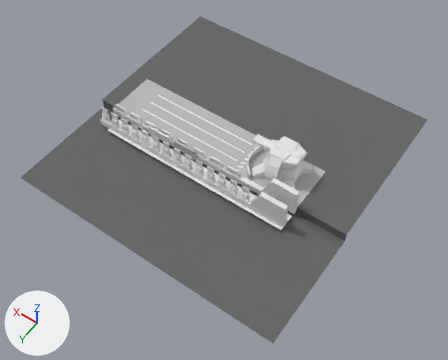
The FBX model Assets/Resources/Fields/Dummy_Field (4).fbx: old version first, new version second.
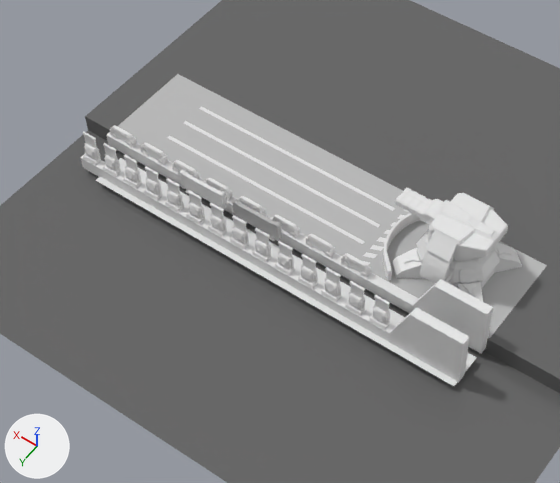
Each version appears first whole from a 50 mm camera at (-31.9, 46.0, 63.7) aimed at (-2.1, 4.2, -1.9), and next in a close-up on the part from 14% to 74% of the width and 12% to 77% of the height. The lights are fixed; the arrows at lower left show +X, +Y and +Z. Where no turn or scale is listed for an object, it has been applied to the vertices. Vertices at the same position are counted once.
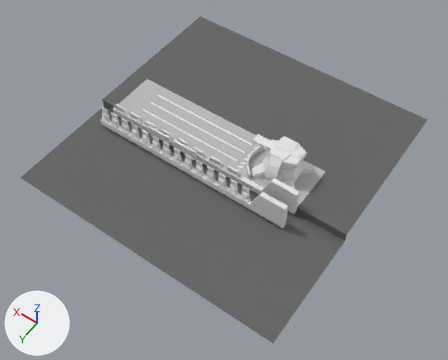
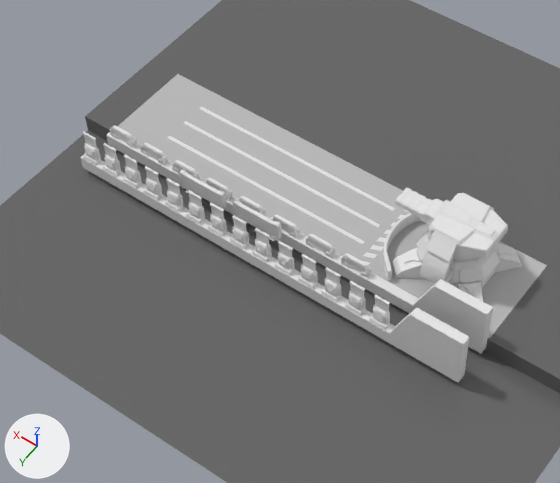
Where the newer file only moved an object's origin or applied its transform, the numbers keep the older frame.

Edits to the bpy script that builds the scene:
```text
Change me_mesh_019:
    where me_mesh_019.from_pydata(...)  # 780 vertices, 728 faces; spans x -1.84..1.84, y -0.18..0.18, z -1.02..0.75
    used by ob_object004; location = (8.44, 4.69, 0.77)
    verts and faces of me_mesh_019; kept vertices keep their numbers, new ones are numbered from 780
    before: 354 (-1.65, -0.14, -0.59), 355 (-1.65, -0.14, 0.59), 356 (-1.65, 0.14, 0.59) at pixel (220, 195), 357 (-1.65, 0.14, -0.59) at pixel (221, 207), 724 (1.65, -0.14, 0.59)
    before: 725 (1.65, -0.14, -0.59), 736 (1.65, 0.14, -0.59) at pixel (182, 185), 737 (1.65, 0.14, 0.59) at pixel (181, 173)
    me_mesh_019 part 3
    add delete_faces([(356, 737, 736, 357), (354, 725, 724, 355)])
    add verts[780] = (-1.65, -0.14, -0.59)
    add verts[781] = (-1.65, -0.14, 0.59)
    add verts[782] = (-1.65, 0.14, 0.59)  # pixel (220, 195)
    add verts[783] = (-1.65, 0.14, -0.59)  # pixel (221, 207)
    add for new, old in zip([*range(784, 788)], [*range(780, 784)]): verts[new] = verts[old] + (3.3, 0.0, 0.0)
    add faces += [(782, 786, 787, 783), (780, 784, 785, 781)]
Change me_mesh_018:
    used by ob_object003; location = (3.9, 4.69, 0.77)
    verts and faces of me_mesh_018; kept vertices keep their numbers, new ones are numbered from 780
    before: 354 (-1.65, -0.14, -0.59), 355 (-1.65, -0.14, 0.59), 356 (-1.65, 0.14, 0.59) at pixel (275, 226), 357 (-1.65, 0.14, -0.59) at pixel (276, 238), 724 (1.65, -0.14, 0.59)
    before: 725 (1.65, -0.14, -0.59), 736 (1.65, 0.14, -0.59) at pixel (236, 215), 737 (1.65, 0.14, 0.59) at pixel (235, 203)
    remove me_mesh_018.from_pydata(...)  # 780 vertices, 728 faces; spans x -1.84..1.84, y -0.18..0.18, z -1.02..0.75
    add me_mesh_018.from_pydata(...)  # 788 vertices, 728 faces; spans x -1.84..1.84, y -0.18..0.18, z -1.02..0.75
    me_mesh_018 part 1
    add delete_faces([(356, 737, 736, 357), (354, 725, 724, 355)])
    add verts[780] = (-1.65, -0.14, -0.59)
    add verts[781] = (-1.65, -0.14, 0.59)
    add verts[782] = (-1.65, 0.14, 0.59)  # pixel (275, 226)
    add verts[783] = (-1.65, 0.14, -0.59)  # pixel (276, 238)
    add for new, old in zip([*range(784, 788)], [*range(780, 784)]): verts[new] = verts[old] + (3.3, 0.0, 0.0)
    add faces += [(782, 786, 787, 783), (780, 784, 785, 781)]
    me_mesh_018 part 2: 726 faces spanning x -1.84..1.84, y -0.18..0.18, z -1.02..0.75 switch from mat_17___default (grey #bcbcbc) to no material
Remove ob_plane017:
    ob_plane017 = bpy.data.objects.new('Plane017', me_mesh_005)
    ob_plane017.location = (1.32, 5.93, -0.83)
```

Where the change shows, as pixel boxes (x1, y1, x2, y2) in the close-ups (560 x 483 px; the box of a moved part takes in the faces that stretch with it):
'Plane017', deleted
    before: (96, 158, 477, 386)
part 1 of me_mesh_018, moved or reshaped
    both: (235, 205, 276, 237)
part 2 of me_mesh_018, recoloured (grey to white)
    both: (232, 199, 282, 241)
part 3 of me_mesh_019, moved or reshaped
    both: (181, 175, 221, 207)
